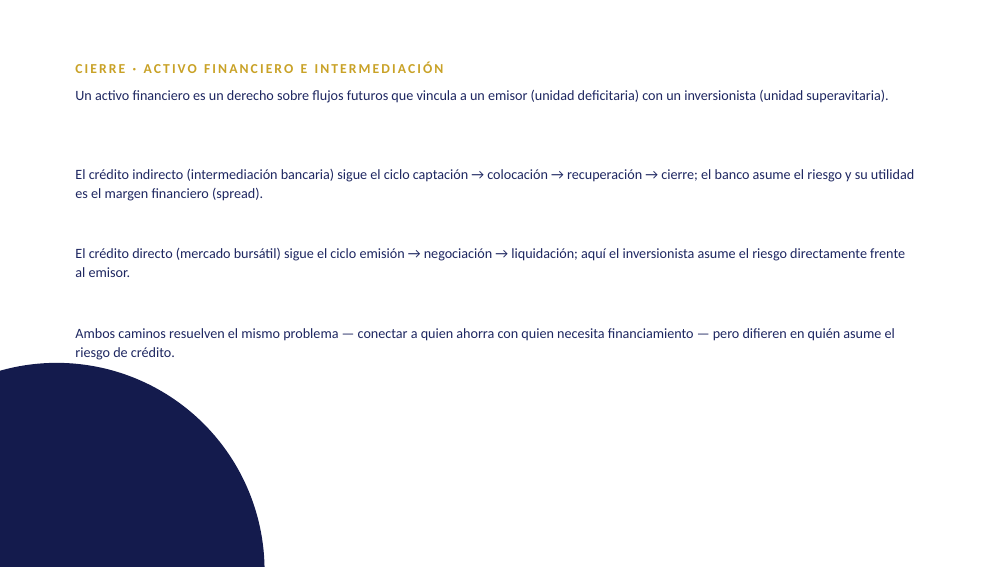
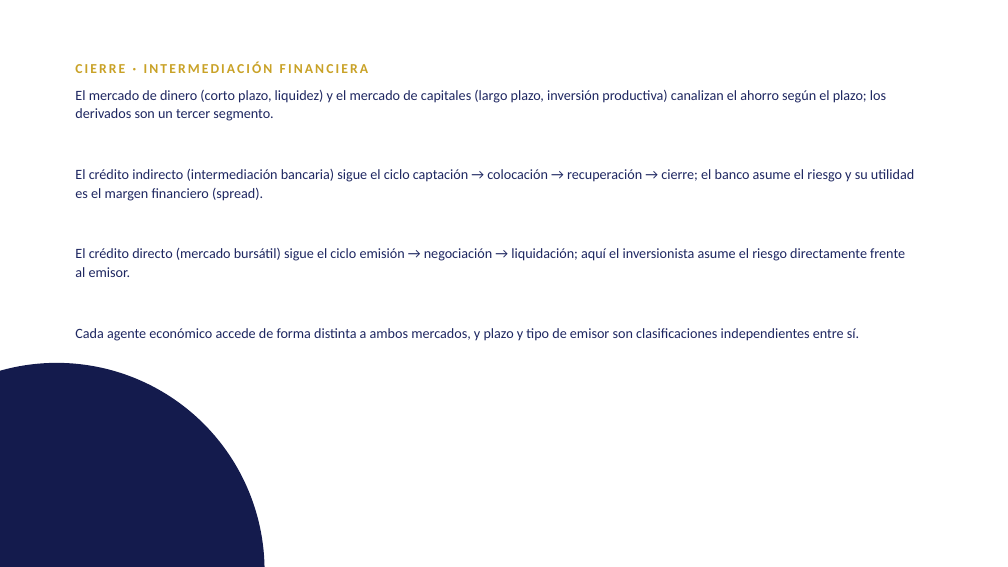
Before and after one commit to LoMarrujo/notes_mercados_dc, a slide deck: slide 10 of notas_unidades/unidad1/1_intermediacion_financiera.pptx. Drawn at 1008x567 pixels with LibreOffice and Linux fonts; fonts in the diff are those of the drawing. Boxes give left, top, right and bottom in pixels: in the first picture for what was removed or moved away, otherwise in the second. Text is boxed around its words. In the diff, an @@ line names an element or a change of style, - is before the commit and + after.

```diff
--- a/notas_unidades/unidad1/1_intermediacion_financiera.pptx
+++ b/notas_unidades/unidad1/1_intermediacion_financiera.pptx
@@ text at (75, 61, 368, 73): text changed @@
-CIERRE · ACTIVO FINANCIERO E INTERMEDIACIÓN
+CIERRE · INTERMEDIACIÓN FINANCIERA
@@ text at (75, 90, 886, 121): text changed @@
-Un activo financiero es un derecho sobre flujos futuros que vincula a un emisor (unidad deficitaria) con un inversionista (unidad superavitaria).
+El mercado de dinero (corto plazo, liquidez) y el mercado de capitales (largo plazo, inversión productiva) canalizan el ahorro según el plazo; los derivados son un tercer segmento.
@@ text at (75, 328, 859, 341): text changed @@
-Ambos caminos resuelven el mismo problema — conectar a quien ahorra con quien necesita financiamiento — pero difieren en quién asume el riesgo de crédito.
+Cada agente económico accede de forma distinta a ambos mercados, y plazo y tipo de emisor son clasificaciones independientes entre sí.
```
Also in this commit, not shown: 8 other slides changed, 2 slides added, 2 slides removed, 3 other files.
